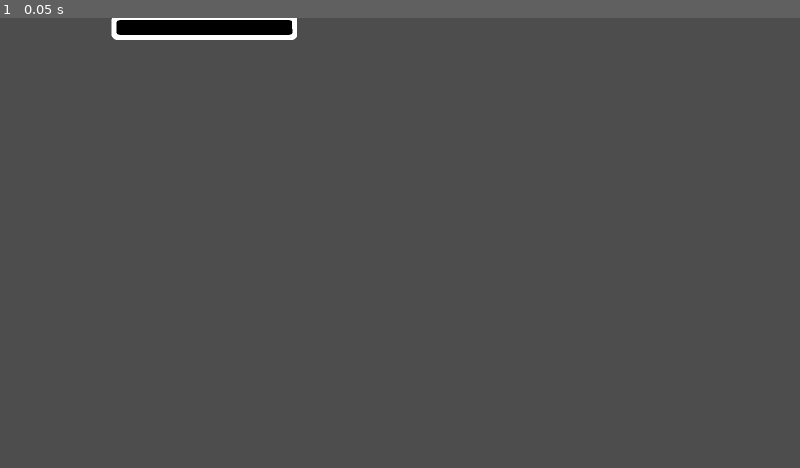
Above: before the commit, frame 1.
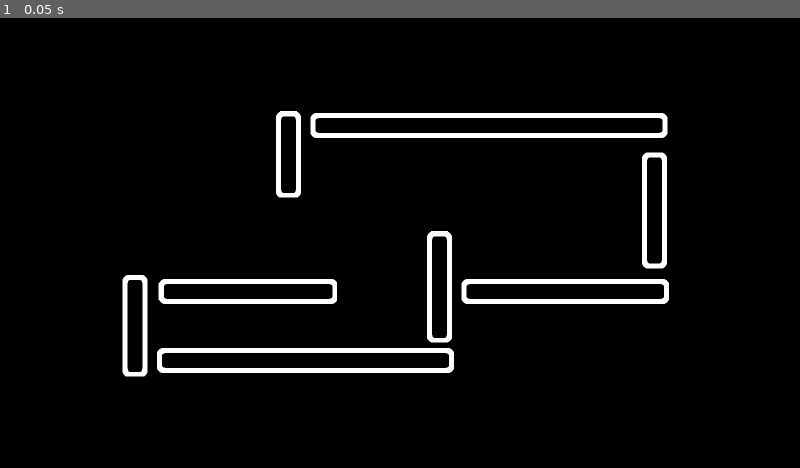
Above: after the commit, the same moment.

Repository: MarmadileManteater/Carbuncle-Game
Game: Godot game, scene res://scenes/global/global.tscn
Two runs of this game, one before a commit and one after it. Both use one fixed random seed, a clock stepped at 60 frames per second and the inputs below.
Inputs:
- Up to frame 1 (0.05 s): no input

The runs differ from the first frame. In frame 1, 99% of the frame differs, in the area x 0-100%, y 0-100%.

Commit message:
Add puzzle from reference

Diff:
--- a/project/project.godot
+++ b/project/project.godot
@@ -30,3 +30,4 @@
 rendering_device/driver.windows="d3d12"
 renderer/rendering_method="gl_compatibility"
 renderer/rendering_method.mobile="gl_compatibility"
+environment/defaults/default_clear_color=Color(0, 0, 0, 1)
--- a/project/scenes/lock_puzzle/lock_puzzle.tscn
+++ b/project/scenes/lock_puzzle/lock_puzzle.tscn
@@ -1,9 +1,52 @@
 [gd_scene format=3 uid="uid://bf2nt0ibn252v"]
 
+[ext_resource type="Texture2D" uid="uid://dh1blcur3k5tl" path="res://assets/sprites/puzzle_reference.png" id="1_nlmpk"]
 [ext_resource type="PackedScene" uid="uid://drorgjbwrm5x" path="res://scenes/puzzle_piece/puzzle_piece.tscn" id="1_wue6p"]
 
 [node name="LockPuzzle" type="Node2D" unique_id=1017078992]
 
+[node name="Sprite2D" type="Sprite2D" parent="." unique_id=472871172]
+visible = false
+self_modulate = Color(1, 1, 1, 0.2784314)
+position = Vector2(800, 453)
+texture = ExtResource("1_nlmpk")
+
 [node name="PuzzlePiece" parent="." unique_id=1993099465 instance=ExtResource("1_wue6p")]
-position = Vector2(409, 19)
-width = 339
+position = Vector2(978, 215)
+length = 682
+
+[node name="PuzzlePiece2" parent="." unique_id=743115487 instance=ExtResource("1_wue6p")]
+position = Vector2(1131, 547)
+length = 383
+
+[node name="PuzzlePiece3" parent="." unique_id=181184539 instance=ExtResource("1_wue6p")]
+position = Vector2(1309, 385)
+rotation = 1.5707964
+length = 200
+direction = 1
+
+[node name="PuzzlePiece4" parent="." unique_id=479020984 instance=ExtResource("1_wue6p")]
+position = Vector2(879, 538)
+rotation = 1.5707964
+length = 191
+direction = 1
+
+[node name="PuzzlePiece5" parent="." unique_id=2041984280 instance=ExtResource("1_wue6p")]
+position = Vector2(577, 273)
+rotation = 1.5707964
+length = 141
+direction = 1
+
+[node name="PuzzlePiece6" parent="." unique_id=912916827 instance=ExtResource("1_wue6p")]
+position = Vector2(496, 547)
+length = 325
+
+[node name="PuzzlePiece7" parent="." unique_id=836966965 instance=ExtResource("1_wue6p")]
+position = Vector2(611, 685)
+length = 562
+
+[node name="PuzzlePiece8" parent="." unique_id=933270591 instance=ExtResource("1_wue6p")]
+position = Vector2(270, 616)
+rotation = 1.5707964
+length = 171
+direction = 1
--- a/project/scenes/puzzle_piece/puzzle_piece.gd
+++ b/project/scenes/puzzle_piece/puzzle_piece.gd
@@ -5,19 +5,19 @@
 
 enum Direction { Horizonal, Vertical }
 
-@export var width = 10
+@export var length = 10
 @export var direction = Direction.Horizonal
 
 # Called every frame. 'delta' is the elapsed time since the previous frame.
 func _process(_delta: float) -> void:
 	var array: PackedVector2Array = $Middle.polygon
-	array[0].x = -(width / 2.0)
-	array[1].x = (width / 2.0)
-	array[2].x = (width / 2.0)
-	array[3].x = -(width / 2.0)
+	array[0].x = -(length / 2.0)
+	array[1].x = (length / 2.0)
+	array[2].x = (length / 2.0)
+	array[3].x = -(length / 2.0)
 	$Middle.polygon = array
-	$Left.position.x = -7 - (width / 2.0)
-	$Right.position.x = 7 + (width / 2.0)
+	$Left.position.x = -7 - (length / 2.0)
+	$Right.position.x = 7 + (length / 2.0)
 	if direction == Direction.Horizonal:
 		rotation_degrees = 0
 	elif direction == Direction.Vertical:
--- a/project/scenes/puzzle_piece/puzzle_piece.tscn
+++ b/project/scenes/puzzle_piece/puzzle_piece.tscn
@@ -5,6 +5,7 @@
 
 [node name="PuzzlePiece" type="Node2D" unique_id=1993099465]
 script = ExtResource("1_cst2k")
+width = 10
 
 [node name="Right" type="Sprite2D" parent="." unique_id=923025411]
 texture_filter = 3
Binary file added: project/assets/sprites/puzzle_reference.png
Not shown, added: project/assets/sprites/puzzle_reference.png.import
Not shown, changed: raw/puzzle.xcf
